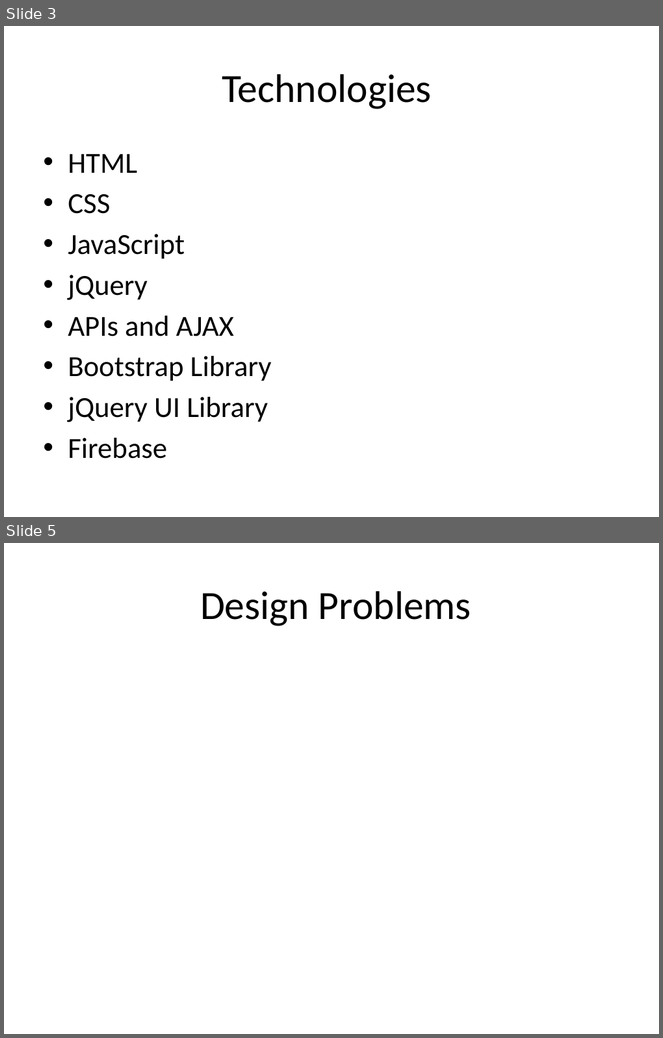
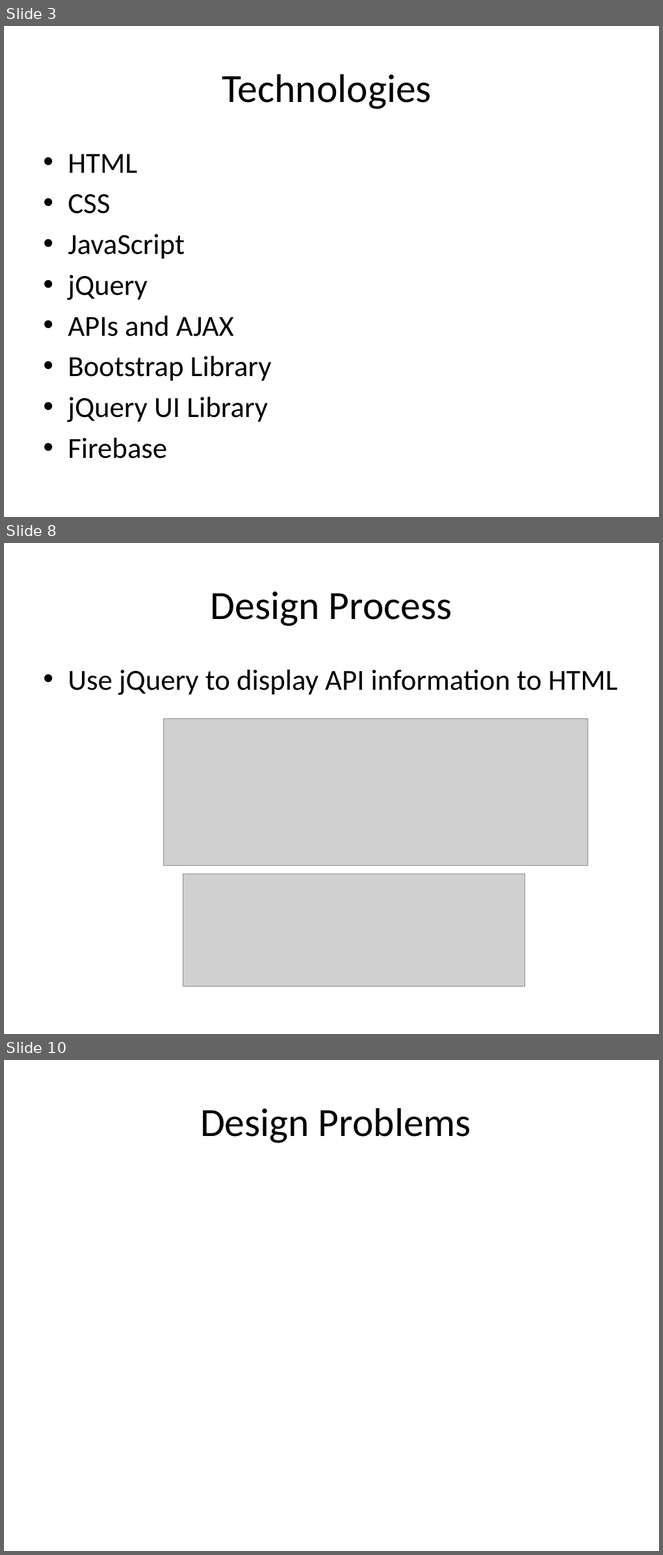
Before and after one commit to taddes/Project-1-Travel-App, a slide deck: Presentation1MyTravel.pptx. Shown one above the other, each under a label of ours: slides 3 and 5 before the commit, slides 3, 8 and 10 after it; the slides between them are not shown. The pictures are 663x1038 and 663x1555 pixels, drawn with LibreOffice and Linux fonts; fonts in the diff are those of the drawing; grey boxes stand for pictures; background and template pictures are left out. Boxes give left, top, right and bottom in pixels: in the first picture for what was removed or moved away, otherwise in the second. Text is boxed around its words. In the diff, an @@ line names an element or a change of style, - is before the commit and + after.

```diff
--- a/Presentation1MyTravel.pptx
+++ b/Presentation1MyTravel.pptx
@@ slide 8 added at bbox=[4, 543, 659, 1034], background picture (left out) @@
@@ title added at bbox=[211, 591, 452, 626], 44 pt, text #000000 @@
+Design Process
@@ text added at bbox=[68, 670, 618, 695], 32 pt, text #000000 @@
+• Use jQuery to display API information to HTML
@@ picture added at bbox=[164, 719, 588, 866] @@
@@ picture added at bbox=[183, 874, 525, 986] @@
@@ what was slide 5 is now slide 10 @@
```
Also in this commit, not shown: 2 slides changed, 4 other slides added, 3 other files.
